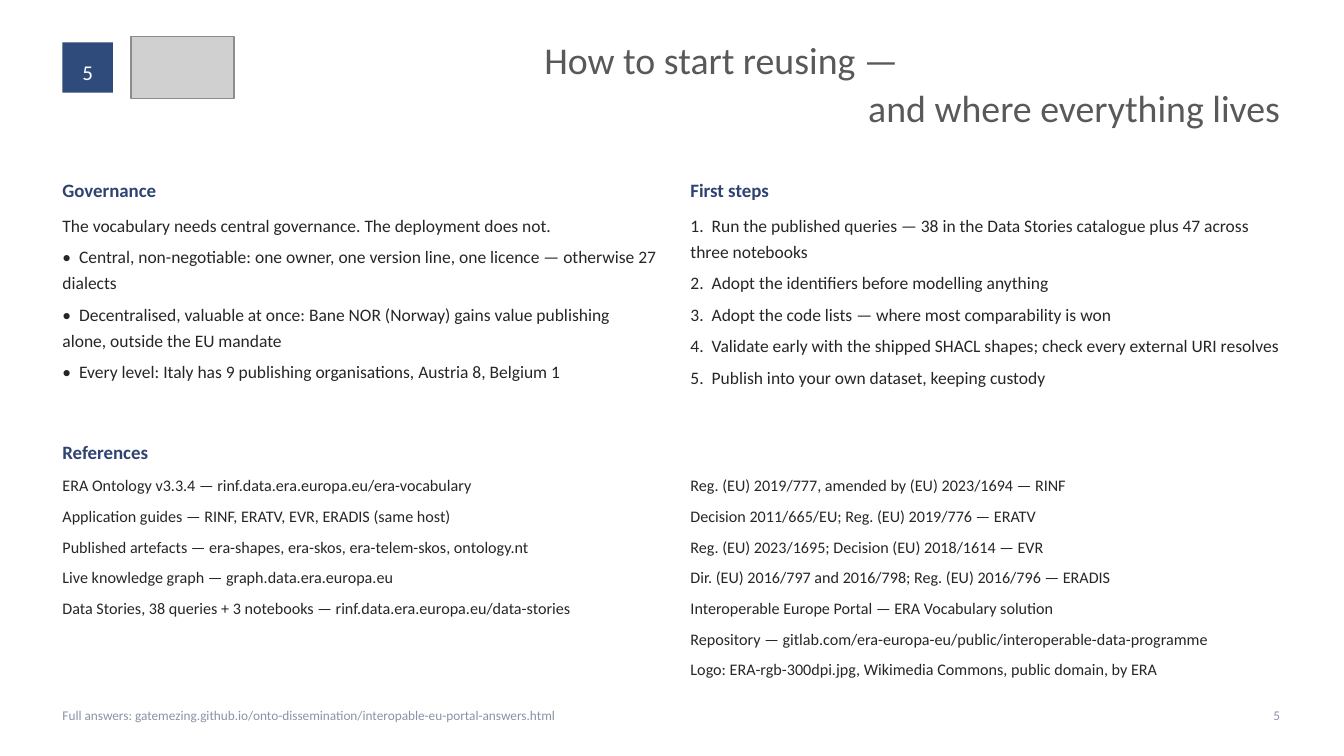
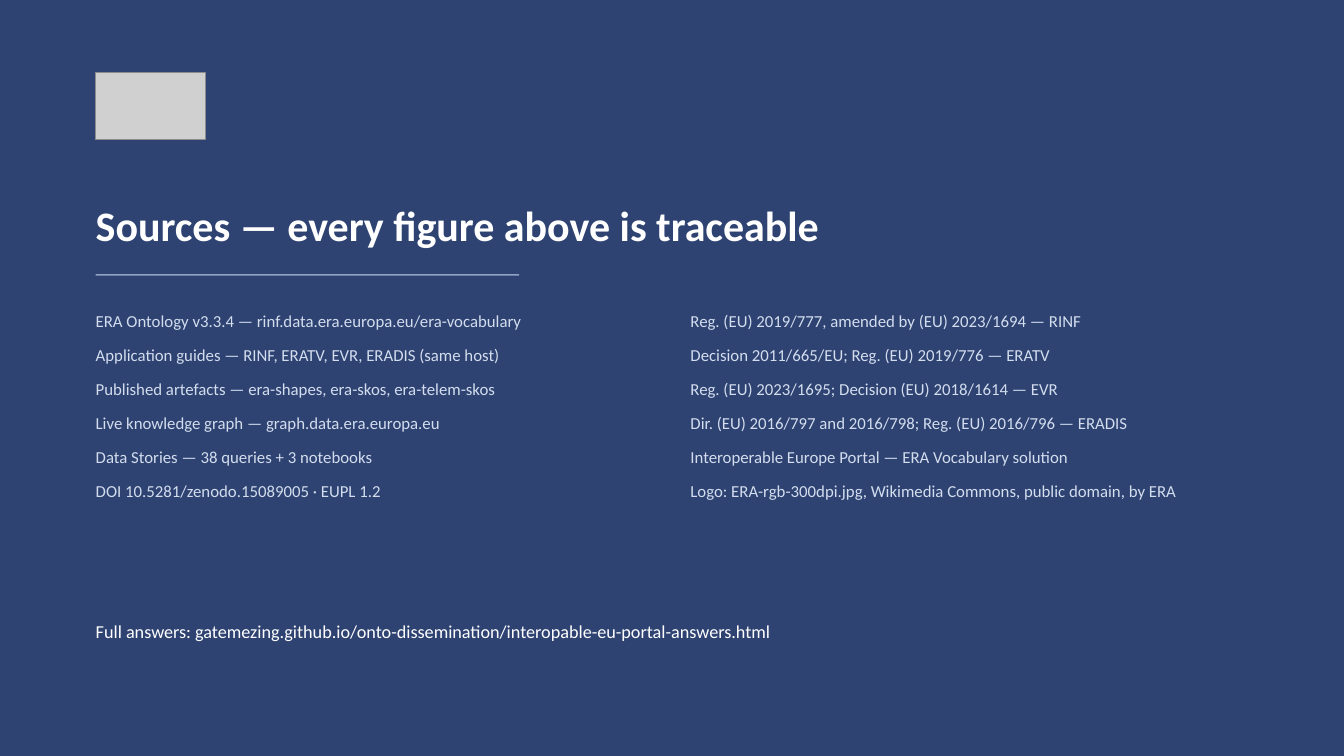
Before and after one commit to gatemezing/onto-dissemination, a slide deck: slide 9 of interop-europe/ERA-ontology-reusability.pptx (slide 5 before the commit). Drawn at 1344x756 pixels with LibreOffice and Linux fonts; fonts in the diff are those of the drawing; grey boxes stand for pictures. Boxes give left, top, right and bottom in pixels: in the first picture for what was removed or moved away, otherwise in the second. Text is boxed around its words. In the diff, an @@ line names an element or a change of style, - is before the commit and + after.

```diff
--- a/interop-europe/ERA-ontology-reusability.pptx
+++ b/interop-europe/ERA-ontology-reusability.pptx
@@ rectangle added at (x1=0, y1=0, x2=1344, y2=756), fill #2E4372 @@
@@ rectangle removed at (x1=63, y1=42, x2=113, y2=93) @@
@@ text removed at (x1=544, y1=48, x2=1280, y2=129) @@
-How to start reusing —
-and where everything lives
@@ text removed at (x1=82, y1=66, x2=93, y2=80) @@
-5
@@ picture resized from (x1=131, y1=36, x2=234, y2=99) to (x1=96, y1=73, x2=206, y2=139) @@
@@ text removed at (x1=62, y1=184, x2=156, y2=197) @@
-Governance
@@ text removed at (x1=690, y1=184, x2=769, y2=200) @@
-First steps
@@ text removed at (x1=62, y1=220, x2=656, y2=381) @@
-The vocabulary needs central governance. The deployment does not.
-• Central, non-negotiable: one owner, one version line, one licence — otherwise 27 dialects
-• Decentralised, valuable at once: Bane NOR (Norway) gains value publishing alone, outside the EU mandate
-• Every level: Italy has 9 publishing organisations, Austria 8, Belgium 1
@@ text added at (x1=96, y1=211, x2=819, y2=248), 30 pt, text #FFFFFF, bold @@
+Sources — every figure above is traceable
@@ text removed at (x1=690, y1=220, x2=1279, y2=355) @@
-1. Run the published queries — 38 in the Data Stories catalogue plus 47 across three notebooks
-2. Adopt the identifiers before modelling anything
-3. Adopt the code lists — where most comparability is won
-4. Validate early with the shipped SHACL shapes; check every external URI resolves
-5. Publish into your own dataset, keeping custody
@@ rectangle added at (x1=96, y1=274, x2=519, y2=275), fill #8EA2C6 @@
@@ text at (x1=96, y1=315, x2=521, y2=432): size 11.5 to 12 pt, text colour #262626 to #D3DDEE in "ERA Ontology v3.3.4 — rinf.data.era.europa.eu/era-vocabulary", "Application guides — RINF, ERATV, EVR, ERADIS ...", "Live knowledge graph — graph.data.era.europa.eu"; line spacing 1.3 to 1.34; more space between paragraphs @@
@@ text "ERA Ontology v3.3.4 — rinf.data.era.europa.eu/era-vocabulary" moved from (x1=62, y1=479, x2=571, y2=617) to (x1=96, y1=315, x2=521, y2=498) @@
@@ text "Reg. (EU) 2019/777, amended by ..." moved from (x1=690, y1=479, x2=1208, y2=678) to (x1=690, y1=315, x2=1176, y2=500) @@
@@ text "Reg. (EU) 2019/777, amended by ..." at (x1=690, y1=315, x2=1176, y2=500): size 11.5 to 12 pt, text colour #262626 to #D3DDEE; line spacing 1.3 to 1.34; more space between paragraphs @@
@@ text at (x1=96, y1=383, x2=495, y2=398): text changed; size 11.5 to 12 pt; text colour #262626 to #D3DDEE @@
-Published artefacts — era-shapes, era-skos, era-telem-skos, ontology.nt
+Published artefacts — era-shapes, era-skos, era-telem-skos
@@ text removed at (x1=62, y1=446, x2=148, y2=459) @@
-References
@@ text at (x1=96, y1=451, x2=380, y2=498): text changed; size 11.5 to 12 pt; text colour #262626 to #D3DDEE @@
-Data Stories, 38 queries + 3 notebooks — rinf.data.era.europa.eu/data-stories
+Data Stories — 38 queries + 3 notebooks
+DOI 10.5281/zenodo.15089005 · EUPL 1.2
@@ text "Full answers: gatemezing.github.io/onto-dissemination/intero ..." moved from (x1=62, y1=711, x2=555, y2=722) to (x1=96, y1=625, x2=770, y2=641) @@
@@ text "Full answers: gatemezing.github.io/onto-dissemination/intero ..." at (x1=96, y1=625, x2=770, y2=641): size 9.5 to 13 pt, text colour #8A93A6 to #FFFFFF @@
@@ text at (x1=690, y1=633, x2=1208, y2=648): paragraph removed @@
-Repository — gitlab.com/era-europa-eu/public/interoperable-data-programme
@@ text removed at (x1=1273, y1=711, x2=1280, y2=720) @@
-5
```
Also in this commit, not shown: 1 other slide changed, 7 slides added, 3 slides removed, 1 other file.
